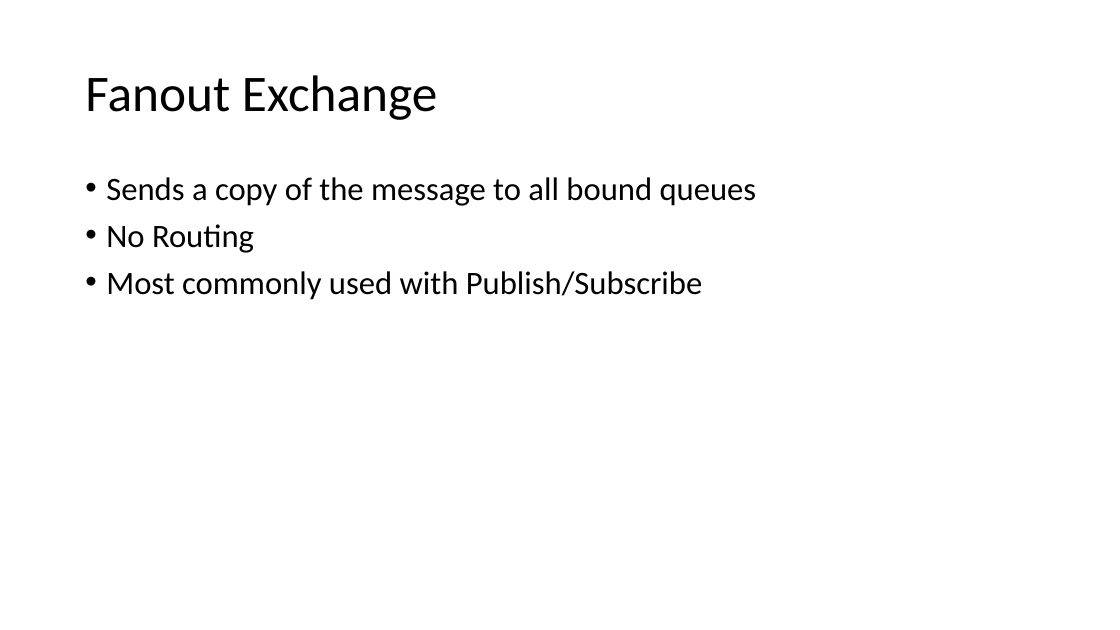
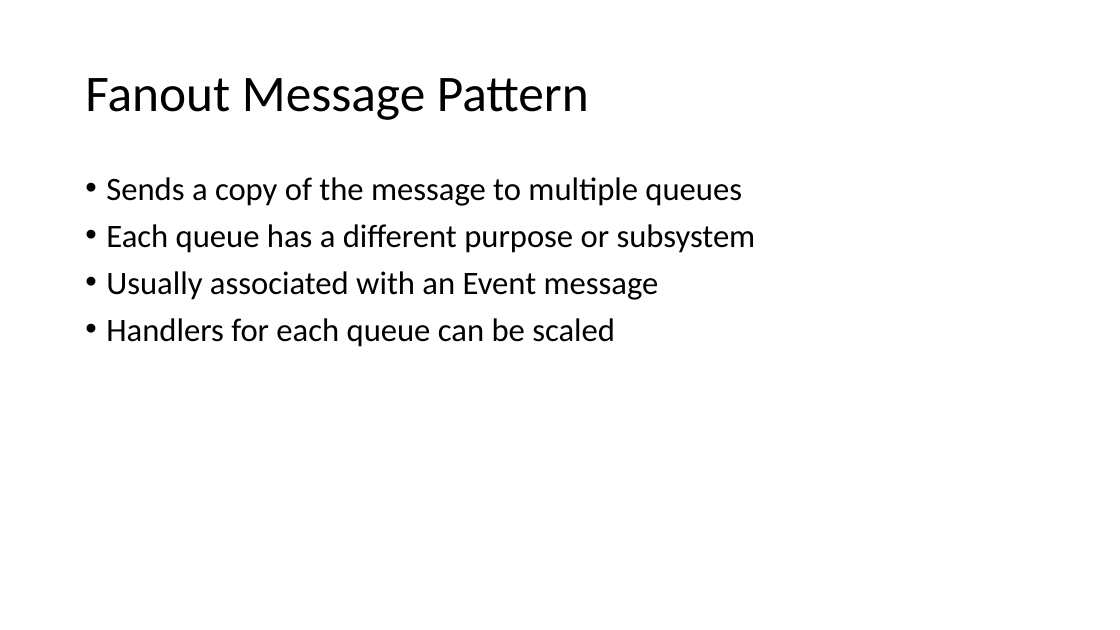
Before and after one commit to zaudtke/MessageQueuePresentation, a slide deck: slide 15 of slides/ThatMessageQueuesPresentation.pptx (slide 13 before the commit). Drawn at 1120x630 pixels with LibreOffice and Linux fonts; fonts in the diff are those of the drawing. Boxes give left, top, right and bottom in pixels: in the first picture for what was removed or moved away, otherwise in the second. Text is boxed around its words. In the diff, an @@ line names an element or a change of style, - is before the commit and + after.

```diff
--- a/slides/ThatMessageQueuesPresentation.pptx
+++ b/slides/ThatMessageQueuesPresentation.pptx
@@ title at box(85, 78, 589, 120): text changed @@
-Fanout Exchange
+Fanout Message Pattern
@@ text at box(106, 177, 756, 347): text changed @@
-• Sends a copy of the message to all bound queues
-• No Routing
-• Most commonly used with Publish/Subscribe
+• Sends a copy of the message to multiple queues
+• Each queue has a different purpose or subsystem
+• Usually associated with an Event message
+• Handlers for each queue can be scaled
```
Also in this commit, not shown: 12 other slides changed, 9 slides added, 10 slides removed.
